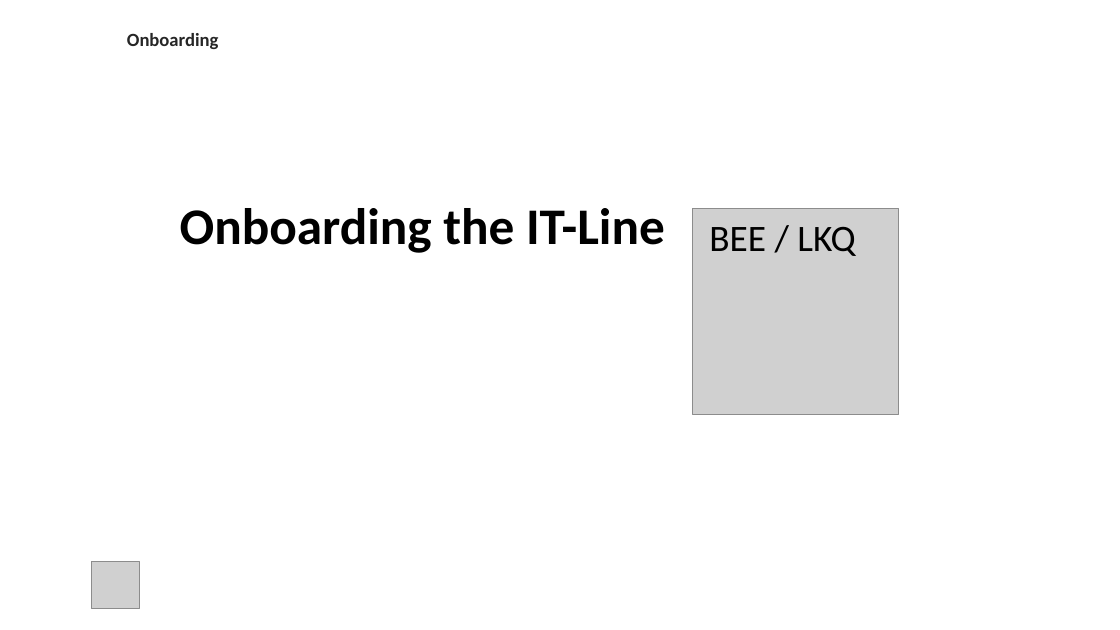
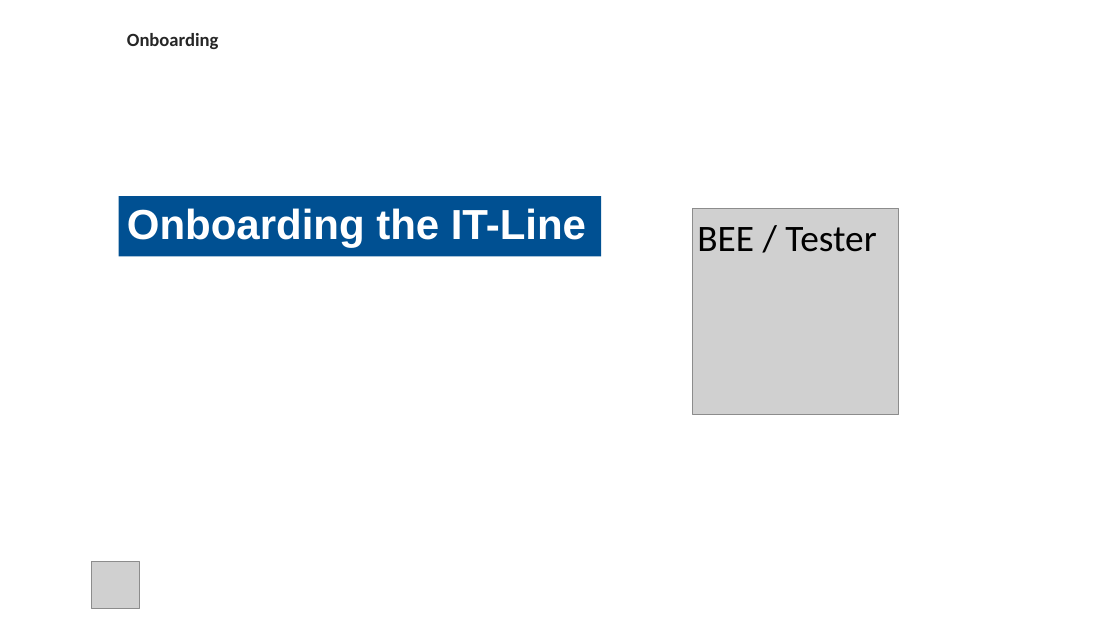
Before and after one commit to DjoolsNL/EersteMaand, a slide deck: slide 4 of A Introductie Voor De Cursist/Eerste Maand Onboarding Kit IT-Line BEE LKQ.pptx. Drawn at 1120x630 pixels with LibreOffice and Linux fonts; fonts in the diff are those of the drawing; grey boxes stand for pictures; background and template pictures are left out. Boxes give left, top, right and bottom in pixels: in the first picture for what was removed or moved away, otherwise in the second. Text is boxed around its words. In the diff, an @@ line names an element or a change of style, - is before the commit and + after.

```diff
--- a/A Introductie Voor De Cursist/Eerste Maand Onboarding Kit IT-Line BEE LKQ.pptx
+++ b/A Introductie Voor De Cursist/Eerste Maand Onboarding Kit IT-Line BEE LKQ.pptx
@@ rectangle "Onboarding the IT-Line": place and size @@
-rectangle "Onboarding the IT-Line" at bbox=[180, 208, 665, 253]
+rectangle "Onboarding the IT-Line" at bbox=[118, 197, 601, 257]
@@ rectangle "Onboarding the IT-Line" at bbox=[118, 197, 601, 257]: size 44 to 36 pt, font Calibri to Arial, text colour #000000 to #FFFFFF; vertical alignment top to middle; fill none to #005092 @@
@@ text at bbox=[697, 227, 876, 252]: text changed @@
-BEE / LKQ
+BEE / Tester
```
Also in this commit, not shown: 33 other slides changed, 2 slides added, 3 slides removed, 3 other files.
